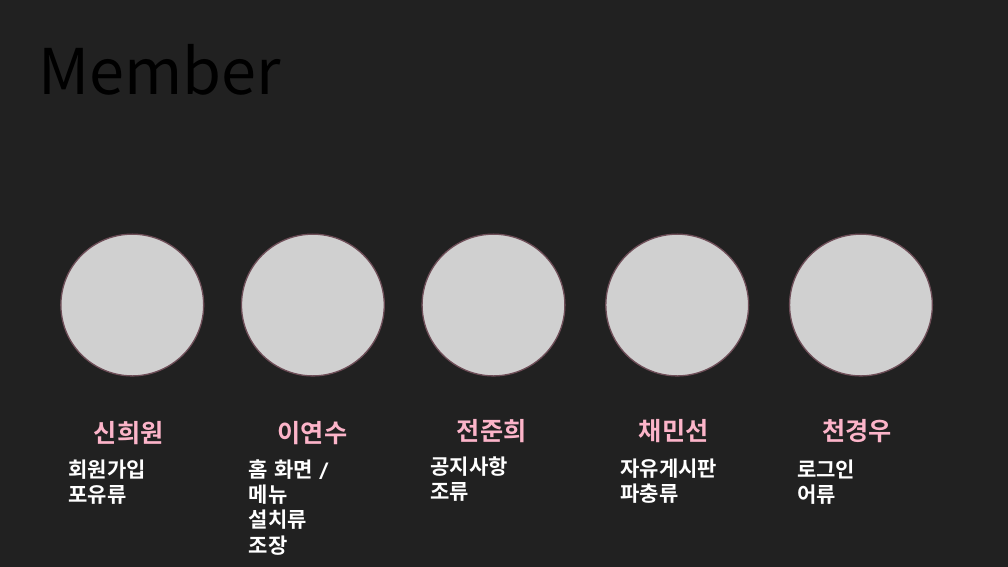
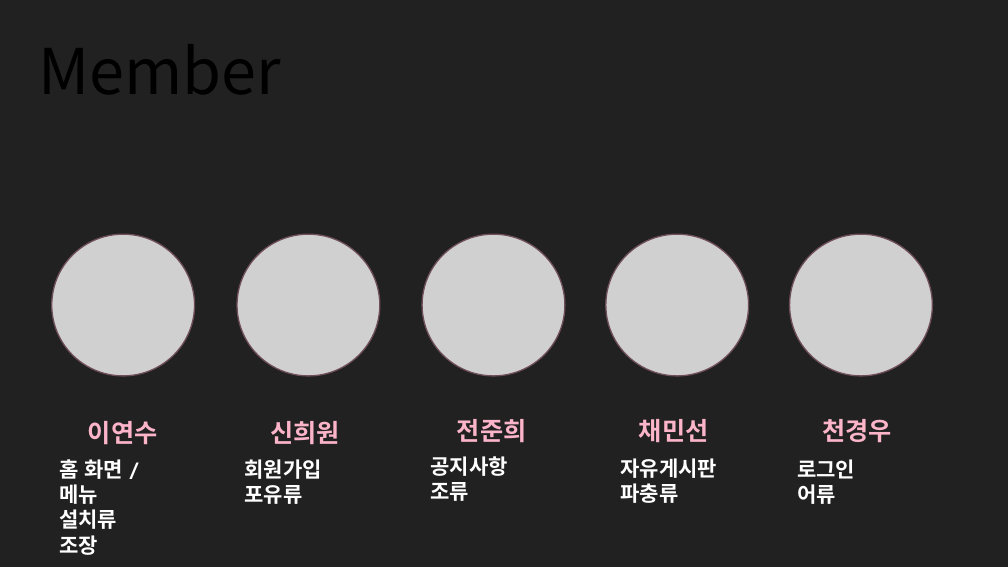
Before and after one commit to Yeonsu1027/router_animal, a slide deck: slide 35 of animal_dbms/반려동물백서발표용.pptx. Drawn at 1008x567 pixels with LibreOffice and Linux fonts; fonts in the diff are those of the drawing; grey boxes stand for pictures; background and template pictures are left out. Boxes give left, top, right and bottom in pixels: in the first picture for what was removed or moved away, otherwise in the second. Text is boxed around its words. In the diff, an @@ line names an element or a change of style, - is before the commit and + after.

```diff
--- a/animal_dbms/반려동물백서발표용.pptx
+++ b/animal_dbms/반려동물백서발표용.pptx
@@ 2 texts, 1 picture: place and size @@
-2 texts, 1 picture at box(241, 234, 384, 555)
+2 texts, 1 picture at box(51, 234, 194, 555)
@@ 2 texts, 1 picture: place and size @@
-2 texts, 1 picture at box(61, 234, 204, 504)
+2 texts, 1 picture at box(237, 234, 380, 504)
```
Also in this commit, not shown: 2 other slides changed, 10 other files.
